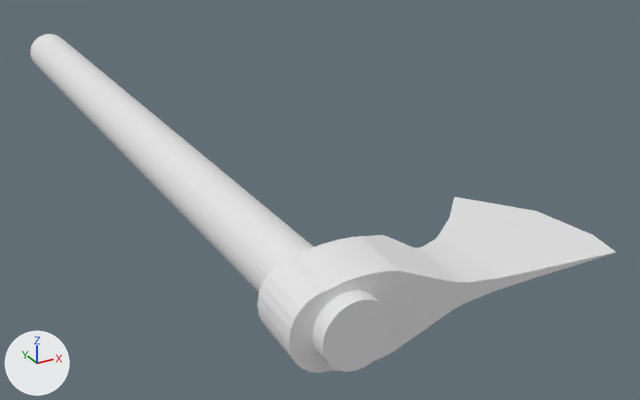
Renders of the glTF model three.js/experiments/Covalent/models/Axe/axe.gltf from each side of a commit.
The view is the same before and after, from a 50 mm camera at (-1.34, -1.98, 1.31) aimed at (0.48, 1.33, -0.34). The axes (+X, +Y, +Z) are drawn at lower left. The lights are the same throughout. Where no turn or scale is listed for an object, it has been applied to the vertices. Vertices at the same position are counted once.
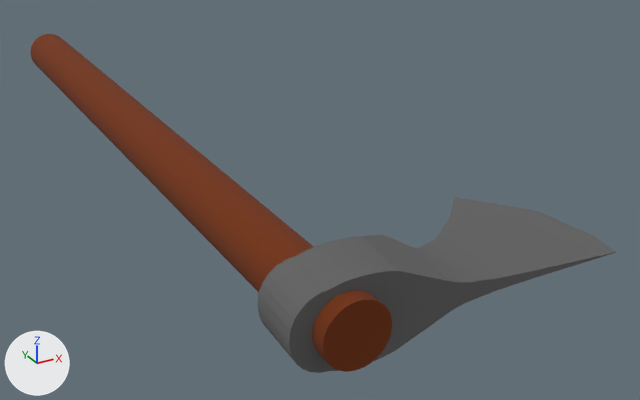
Location of each change, [x1, y1, x2, y2] in pixels of the pictures (640 x 400 px):
part 1 of me_cube_001, recoloured (white to brown)
    both: [31, 34, 363, 325]
part 2 of me_cube_001, recoloured (white to brown)
    both: [34, 37, 381, 363]
part 3 of me_cube_001, recoloured (grey to brown)
    both: [323, 300, 392, 372]
part 4 of me_cube_001, recoloured (white to grey)
    both: [257, 197, 616, 373]

What the commit changed:
Material 'Metal.001' (mat_metal_001) is new.
Its base color is (0.122, 0.122, 0.122) (dark grey #626262).
Its roughness is 1.0.
Material 'Wood.001' (mat_wood_001) is new.
Its base color is (0.166, 0.0278, 0.0) (brown #712e00).
Its roughness is 1.0.
me_cube_001 has 193 vertices, 378 faces and spans x -0.43..0.79, y -0.19..3.44, z -0.15..0.16.
me_cube_001 is used by ob_cube; location (0.019, 0.011, -0.029).
me_cube_001 part 1: all 62 faces centred in x -0.36..-0.14, y 2.23..3.44, z -0.11..0.11 switch from no material to mat_wood_001 (brown #712e00).
me_cube_001 part 2: all 32 faces centred in x -0.36..-0.14, y 1.02, z -0.11..0.11 switch from no material to mat_wood_001 (brown #712e00).
me_cube_001 part 3: all 30 faces centred in x -0.36..-0.14, y -0.19, z -0.04..0.04 switch from no material to mat_wood_001 (brown #712e00).
me_cube_001 part 4: all 254 faces centred in x -0.43..0.78, y -0.16..0.42, z -0.15..0.15 switch from no material to mat_metal_001 (dark grey #626262).
